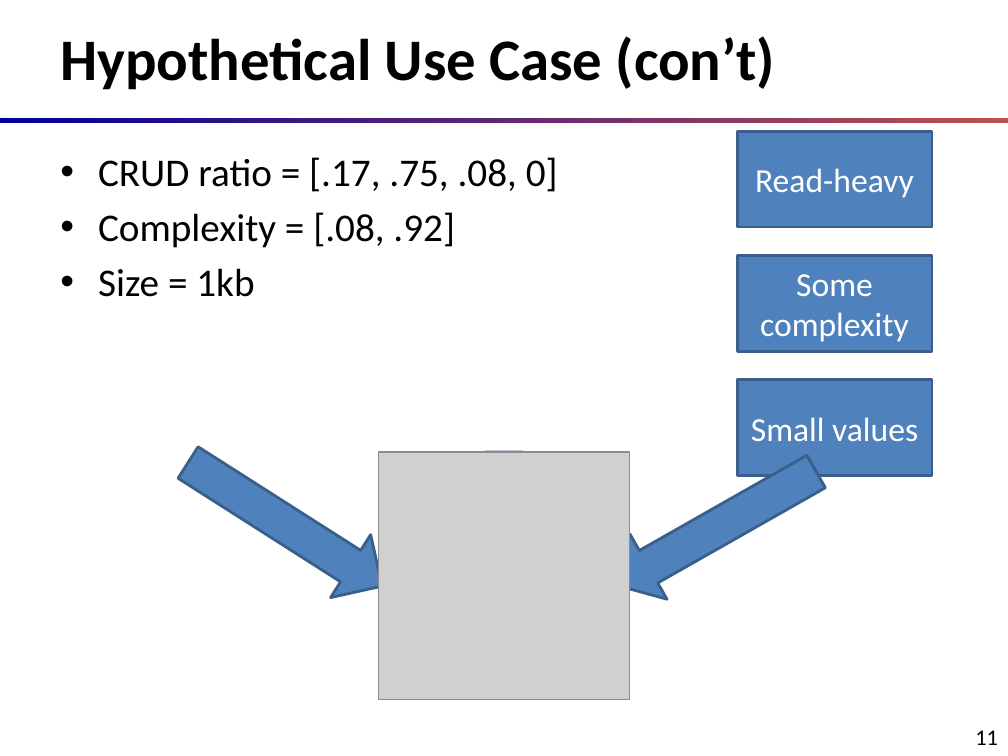
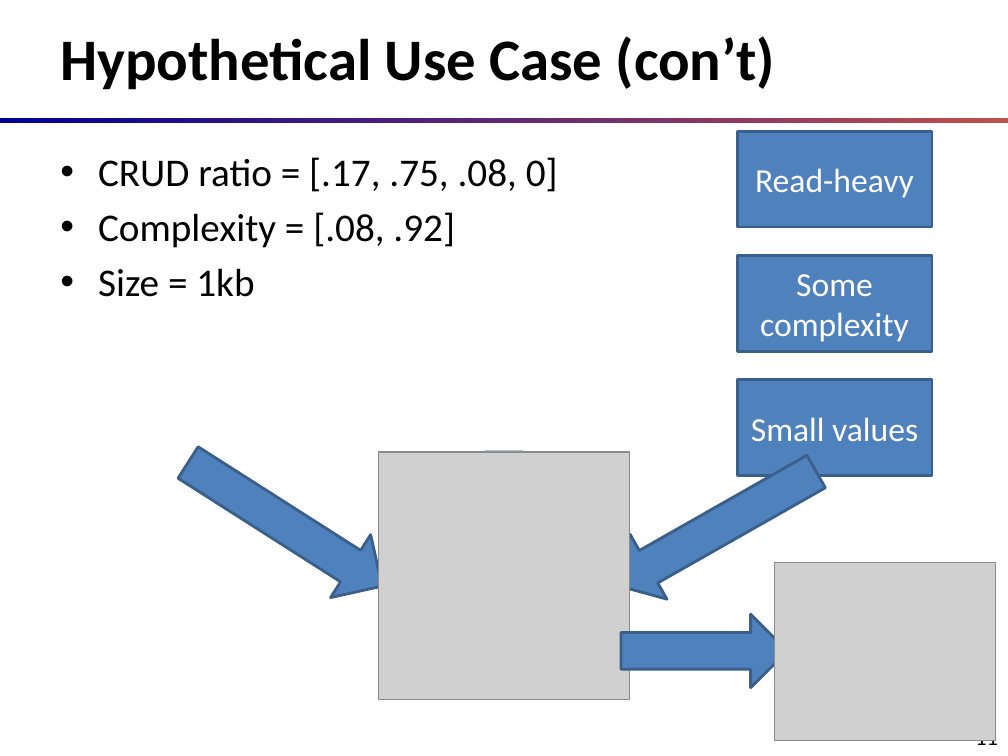
Before and after one commit to 0xBEAKER/0xBEAKER.github.io, a slide deck: slide 11 of files/IKE.pptx. Drawn at 1008x756 pixels with LibreOffice and Linux fonts; fonts in the diff are those of the drawing; grey boxes stand for pictures; background and template pictures are left out. Boxes give left, top, right and bottom in pixels: in the first picture for what was removed or moved away, otherwise in the second. Text is boxed around its words. In the diff, an @@ line names an element or a change of style, - is before the commit and + after.

```diff
--- a/files/IKE.pptx
+++ b/files/IKE.pptx
@@ picture added at (774,562,996,741) @@
@@ right arrow added at (621,614,787,687), fill #4F81BD, outline #3A5F8C 2 pt @@
```
